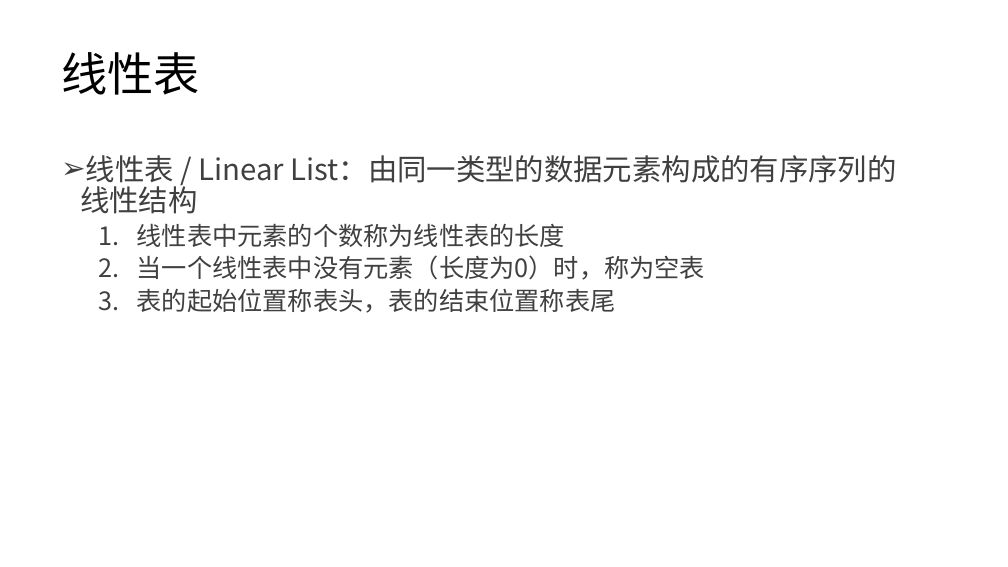
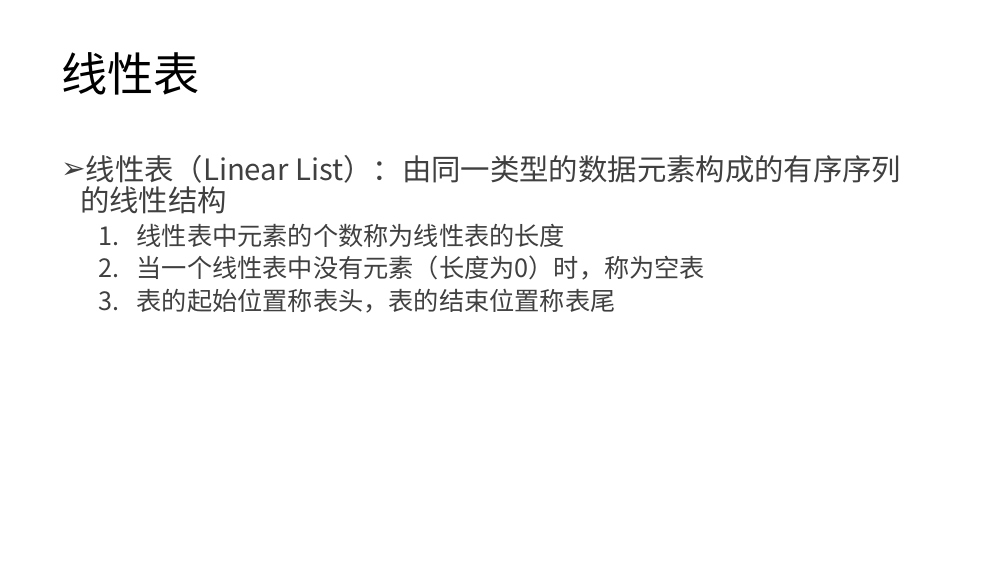
Before and after one commit to lezhang-thu/data-structure, a slide deck: slide 2 of linear-list/2022秋季-数据结构-第3章-线性结构a.pptx. Drawn at 1008x567 pixels with LibreOffice and Linux fonts; fonts in the diff are those of the drawing. Boxes give left, top, right and bottom in pixels: in the first picture for what was removed or moved away, otherwise in the second. Text is boxed around its words. In the diff, an @@ line names an element or a change of style, - is before the commit and + after.

```diff
--- a/linear-list/2022秋季-数据结构-第3章-线性结构a.pptx
+++ b/linear-list/2022秋季-数据结构-第3章-线性结构a.pptx
@@ text at (80,155,901,214): text changed @@
-➢ 线性表 / Linear List：由同一类型的数据元素构成的有序序列的线性结构
+➢ 线性表（Linear List）：由同一类型的数据元素构成的有序序列的线性结构
```
Also in this commit, not shown: 11 other slides changed, 1 other file.
